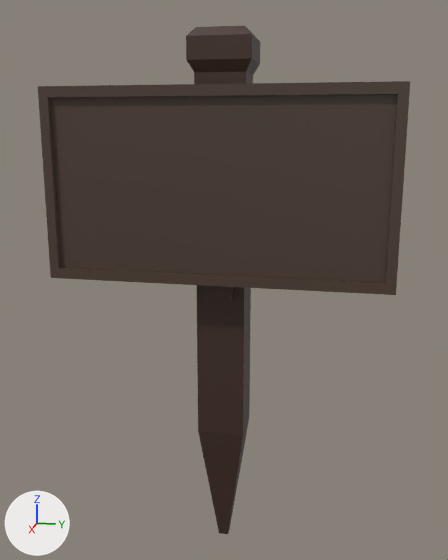
Before and after pictures for a commit that changed the FBX model The Green Carnival Game/Assets/Models/Imported Models/Crow sign.fbx.
Rendered twice from a 50 mm camera at (7.09, 1.41, 5.47) aimed at (0.06, 0.01, 3.71). The axes (+X, +Y, +Z) are drawn at lower left. The lights are the same throughout. Where no turn or scale is listed for an object, it has been applied to the vertices.

In view in the first picture: 'Sign post.005', 'Sign.005'.
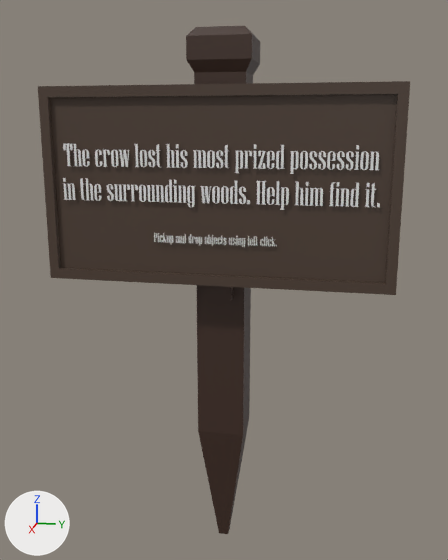
Commit message: Signs redo
converted text to mesh

Location of each change, [x1, y1, x2, y2] in pixels of the pictures (448 x 560 px):
'Text.006', added: after [63, 144, 380, 210]
'Text.008', added: after [154, 233, 277, 247]

What changed in the scene script:
```text
Add me_text_010:
    me_text_010.from_pydata(...)  # 6484 vertices, 9618 faces; spans x -0.003..0.003, y -0.683..0.682, z -0.021..0.102
Add me_text_011:
    me_text_011.from_pydata(...)  # 13168 vertices, 19524 faces; spans x -0.01..0.01, y -1.73..1.72, z -0.42..0.24
Add ob_text_008:
    ob_text_008 = bpy.data.objects.new('Text.008', me_text_010)
    ob_text_008.location = (0.57, 0.0, 4.24)
Add ob_text_006:
    ob_text_006 = bpy.data.objects.new('Text.006', me_text_011)
    ob_text_006.location = (0.57, 0.0, 5.05)
```
